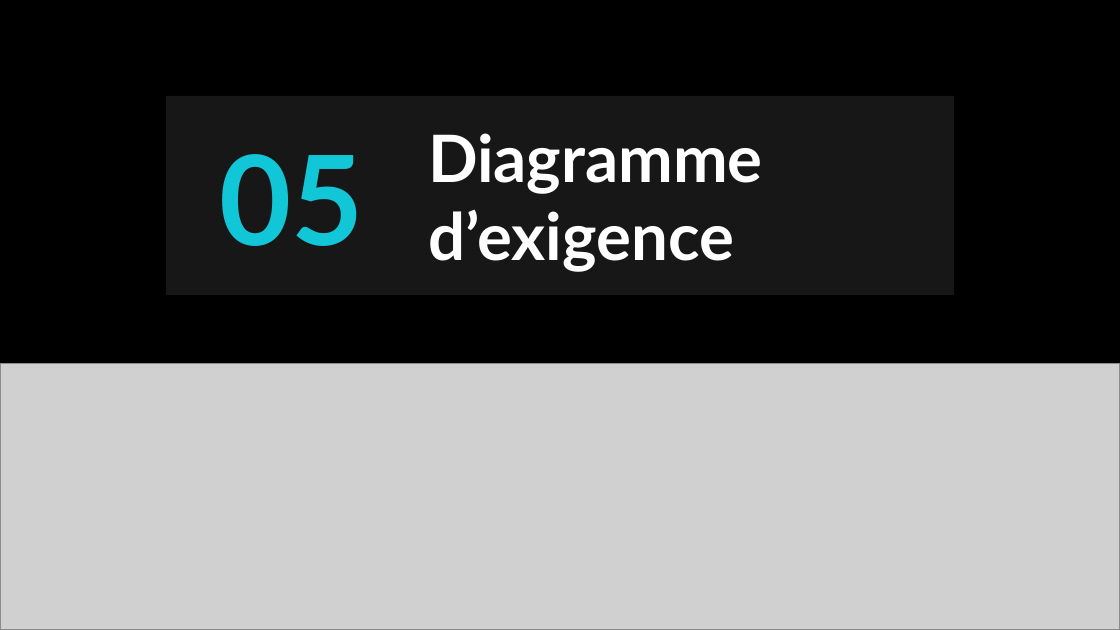
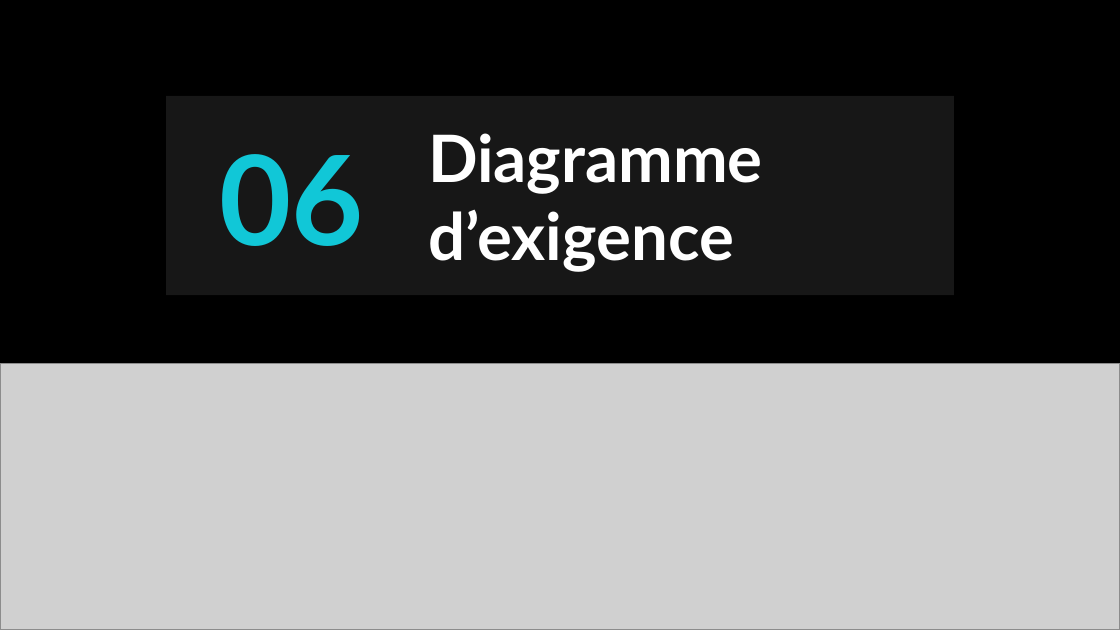
Before and after one commit to LeducJean/ProjetDMX, a slide deck: slide 14 of documentation/Powerpoint projet DMX.pptx (slide 12 before the commit). Drawn at 1120x630 pixels with LibreOffice and Linux fonts; fonts in the diff are those of the drawing; grey boxes stand for pictures; background and template pictures are left out. Boxes give left, top, right and bottom in pixels: in the first picture for what was removed or moved away, otherwise in the second. Text is boxed around its words. In the diff, an @@ line names an element or a change of style, - is before the commit and + after.

Commit message:
maj diapo diagramme séquence + add fichier revue 2

```diff
--- a/documentation/Powerpoint projet DMX.pptx
+++ b/documentation/Powerpoint projet DMX.pptx
@@ title at [219, 154, 363, 246]: text changed @@
-05
+06
```
Also in this commit, not shown: 6 other slides changed, 2 slides added, 1 other file.
